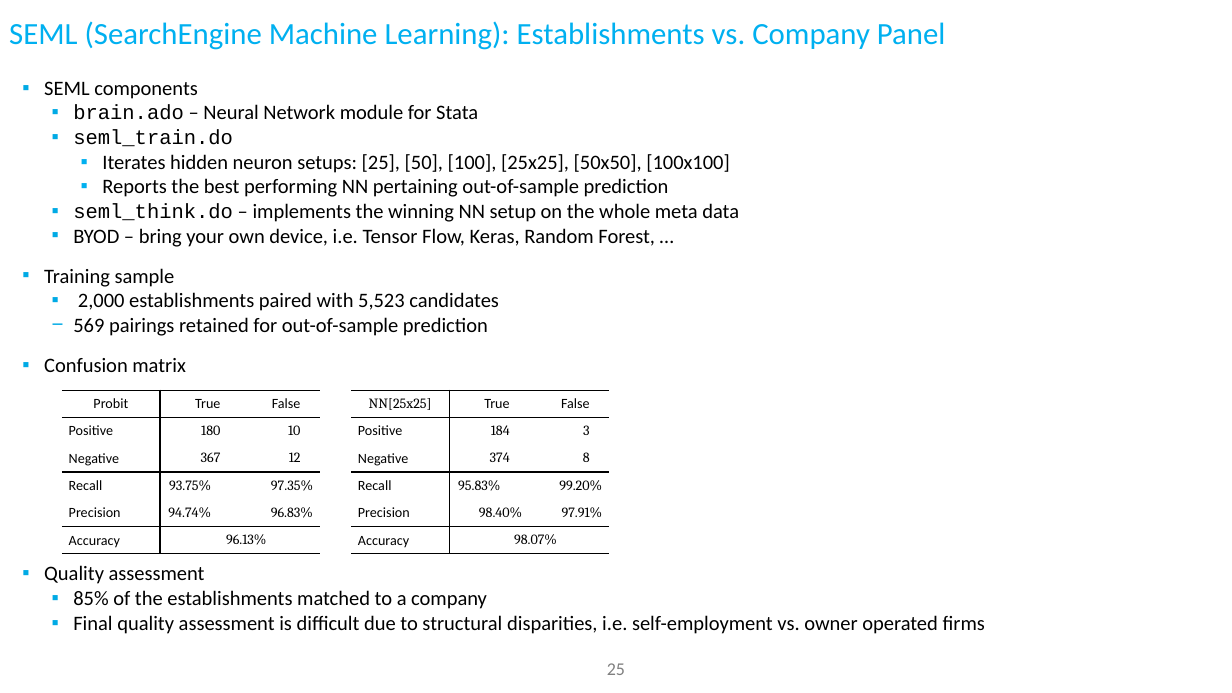
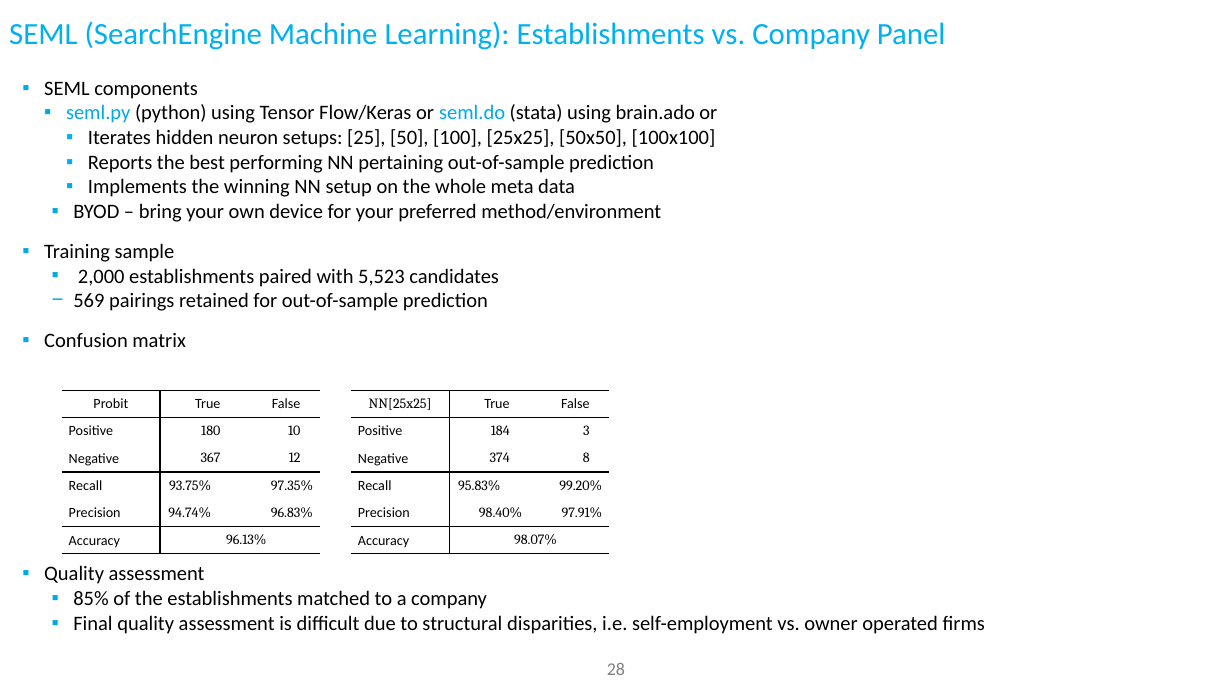
Before and after one commit to ThorstenDoherr/searchengine, a slide deck: slide 28 of doc/SearchEngine_Slides.pptx (slide 25 before the commit). Drawn at 1232x693 pixels with LibreOffice and Linux fonts; fonts in the diff are those of the drawing; background and template pictures are left out. Boxes give left, top, right and bottom in pixels: in the first picture for what was removed or moved away, otherwise in the second. Text is boxed around its words. In the diff, an @@ line names an element or a change of style, - is before the commit and + after.

```diff
--- a/doc/SearchEngine_Slides.pptx
+++ b/doc/SearchEngine_Slides.pptx
@@ text at box(66, 104, 717, 123): text changed @@
-  ▪ brain.ado – Neural Network module for Stata
-  ▪ seml_train.do
+  ▪ seml.py (python) using Tensor Flow/Keras or seml.do (stata) using brain.ado or
@@ text at box(88, 129, 716, 173): indent changed @@
@@ text at box(73, 178, 661, 222): text changed @@
-  ▪ seml_think.do – implements the winning NN setup on the whole meta data
-  ▪ BYOD – bring your own device, i.e. Tensor Flow, Keras, Random Forest, …
+  ▪ Implements the winning NN setup on the whole meta data
+  ▪ BYOD – bring your own device for your preferred method/environment
@@ page number at box(607, 663, 625, 675): text changed @@
-25
+28
```
Also in this commit, not shown: 9 other slides changed, 3 slides added, 3 other files.
